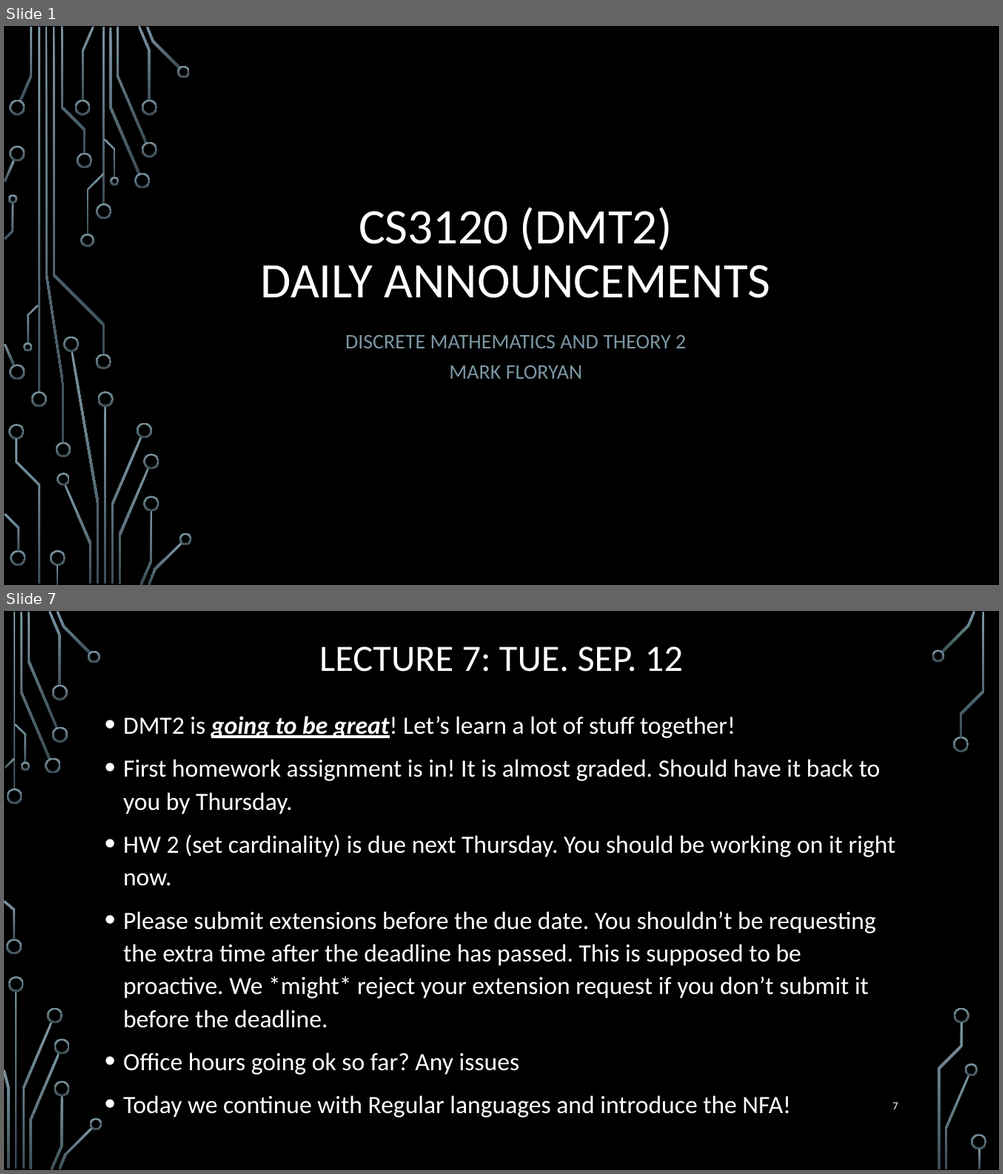
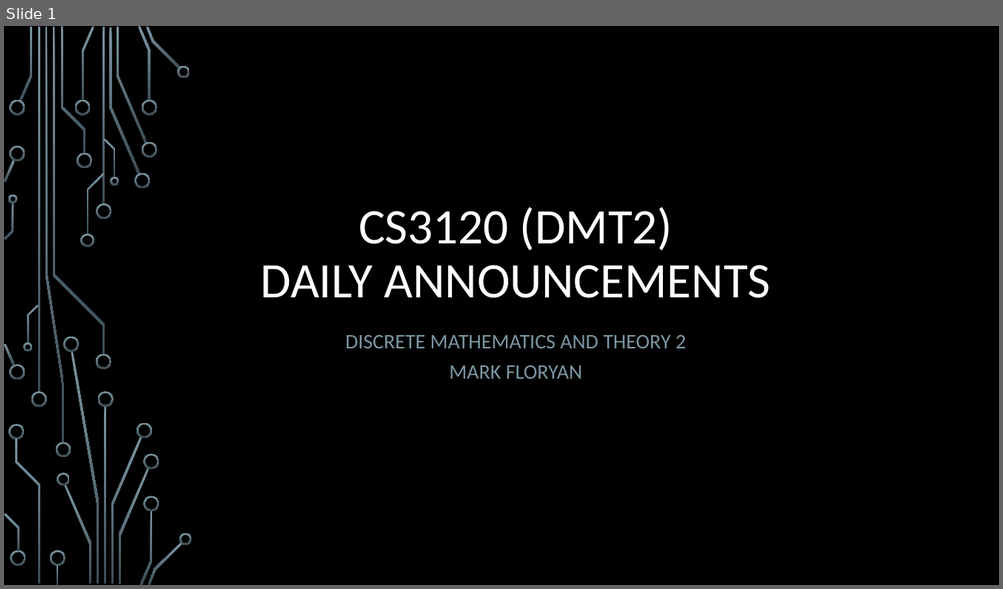
Before and after one commit to markfloryan/dmt2, a slide deck: slides/00-DailyAnnouncements.pptx. Shown one above the other, each under a label of ours: slides 1 and 7 before the commit, slide 1 after it; the slides between them are not shown. The pictures are 1003x1174 and 1003x589 pixels, drawn with LibreOffice and Linux fonts; fonts in the diff are those of the drawing; background and template pictures are left out. Boxes give left, top, right and bottom in pixels: in the first picture for what was removed or moved away, otherwise in the second. Text is boxed around its words. In the diff, an @@ line names an element or a change of style, - is before the commit and + after.

```diff
--- a/slides/00-DailyAnnouncements.pptx
+++ b/slides/00-DailyAnnouncements.pptx
@@ slide 7 removed at <box>4,611,999,1170</box>, background picture (left out) @@
@@ title removed at <box>319,647,683,672</box> @@
-LECTURE 7: TUE. SEP. 12
@@ text removed at <box>123,716,896,1118</box> @@
-• DMT2 is going to be great! Let’s learn a lot of stuff together!
-• First homework assignment is in! It is almost graded. Should have it back to you by Thursday.
-• HW 2 (set cardinality) is due next Thursday. You should be working on it right now.
-• Please submit extensions before the due date. You shouldn’t be requesting the extra time after the deadline has passed. This is supposed to be proactive. We *might* reject your extension request if you don’t submit it before the deadline.
-• Office hours going ok so far? Any issues
-• Today we continue with Regular languages and introduce the NFA!
@@ page number removed at <box>892,1102,897,1110</box> @@
-7
@@ group removed at <box>4,611,987,1170</box>: 33 freeform shapes, 3 rectangles @@
```
Also in this commit, not shown: 1 slide changed, 20 other slides removed, 5 other files.
